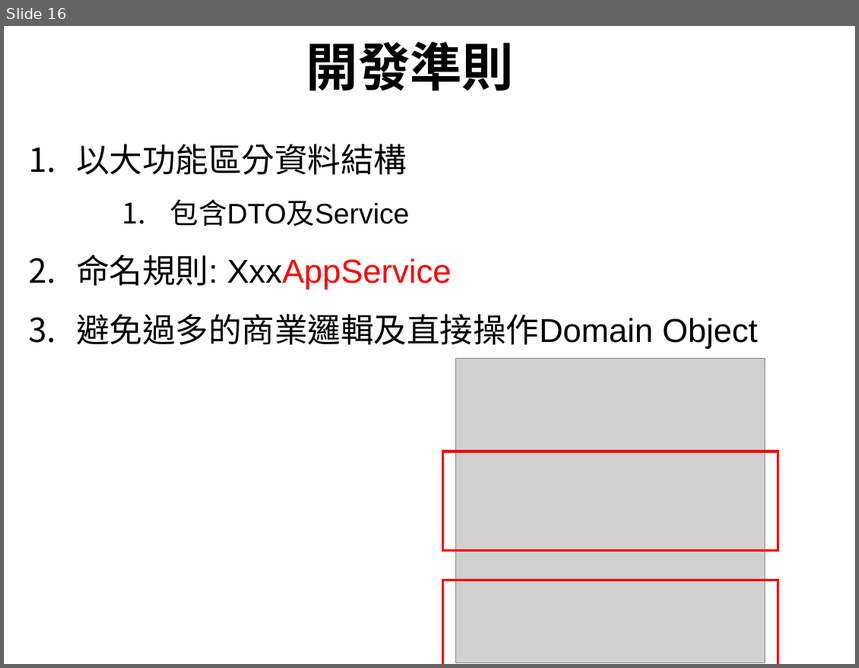
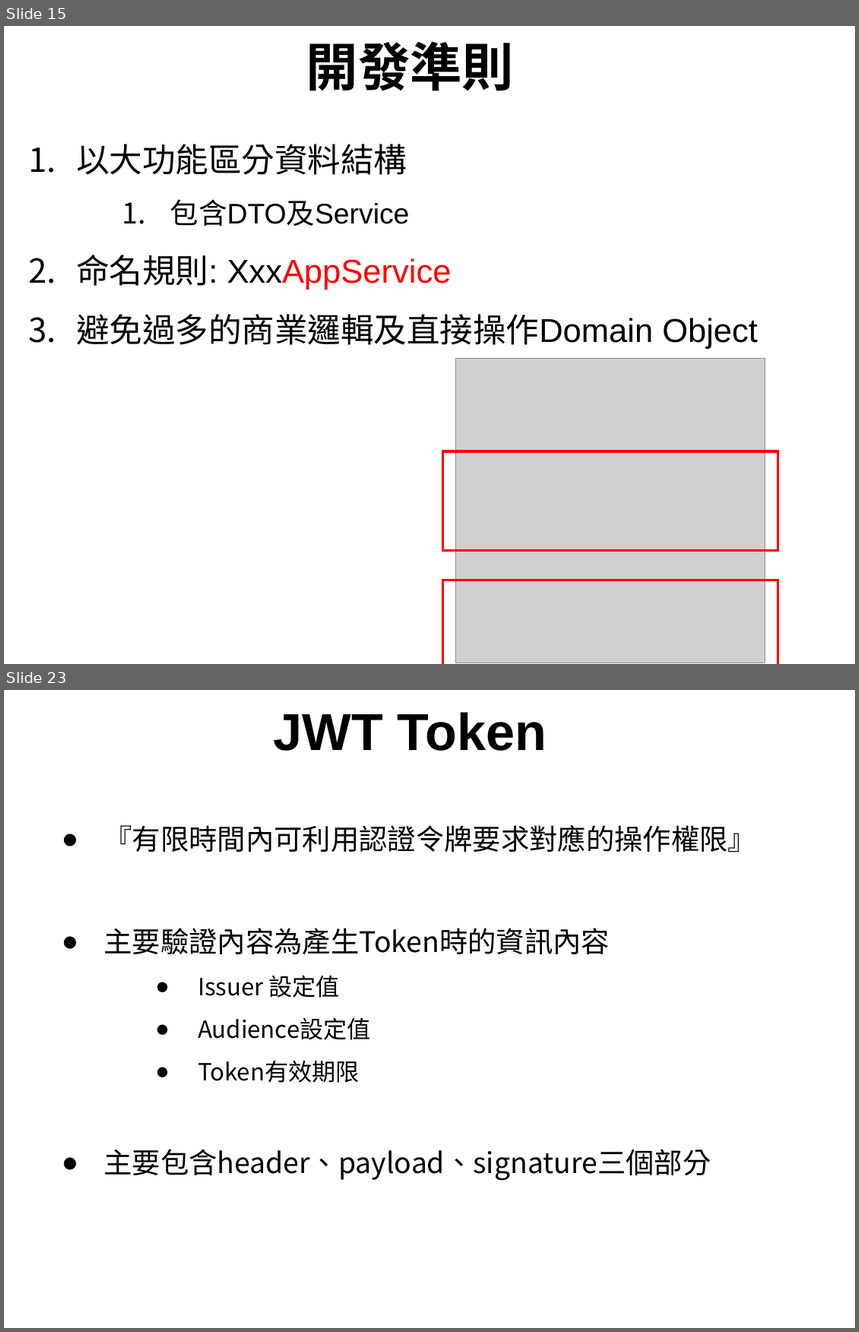
Before and after one commit to Sean2416/MarkDown, a slide deck: ABP.ppt. Shown one above the other, each under a label of ours: slide 16 before the commit, slides 15 and 23 after it; the slides between them are not shown. The pictures are 859x668 and 859x1332 pixels, drawn with LibreOffice and Linux fonts; fonts in the diff are those of the drawing; grey boxes stand for pictures; background and template pictures are left out. Boxes give left, top, right and bottom in pixels: in the first picture for what was removed or moved away, otherwise in the second. Text is boxed around its words. In the diff, an @@ line names an element or a change of style, - is before the commit and + after.

```diff
--- a/ABP.ppt
+++ b/ABP.ppt
@@ slide 23 added at (4,690,855,1328), background picture (left out) @@
@@ text added at (273,712,547,751), 44 pt, text #000000, bold @@
+JWT Token
@@ text added at (104,825,757,1181), 24 pt, text #000000 @@
+  ● 『有限時間內可利用認證令牌要求對應的操作權限』
+  ● 主要驗證內容為產生Token時的資訊內容
+    ● Issuer 設定值
+    ● Audience設定值
+    ● Token有效期限
+  ● 主要包含header、payload、signature三個部分
@@ what was slide 16 is now slide 15 @@
```
Also in this commit, not shown: 21 other slides changed, 21 other slides added, 2 slides removed, 2 other files.
